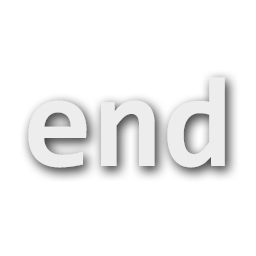
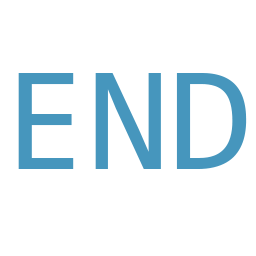
Layer changes from the first w=256, h=256 image to the second:
renamed "end" to "END", painted on it over [18, 73, 247, 169]
